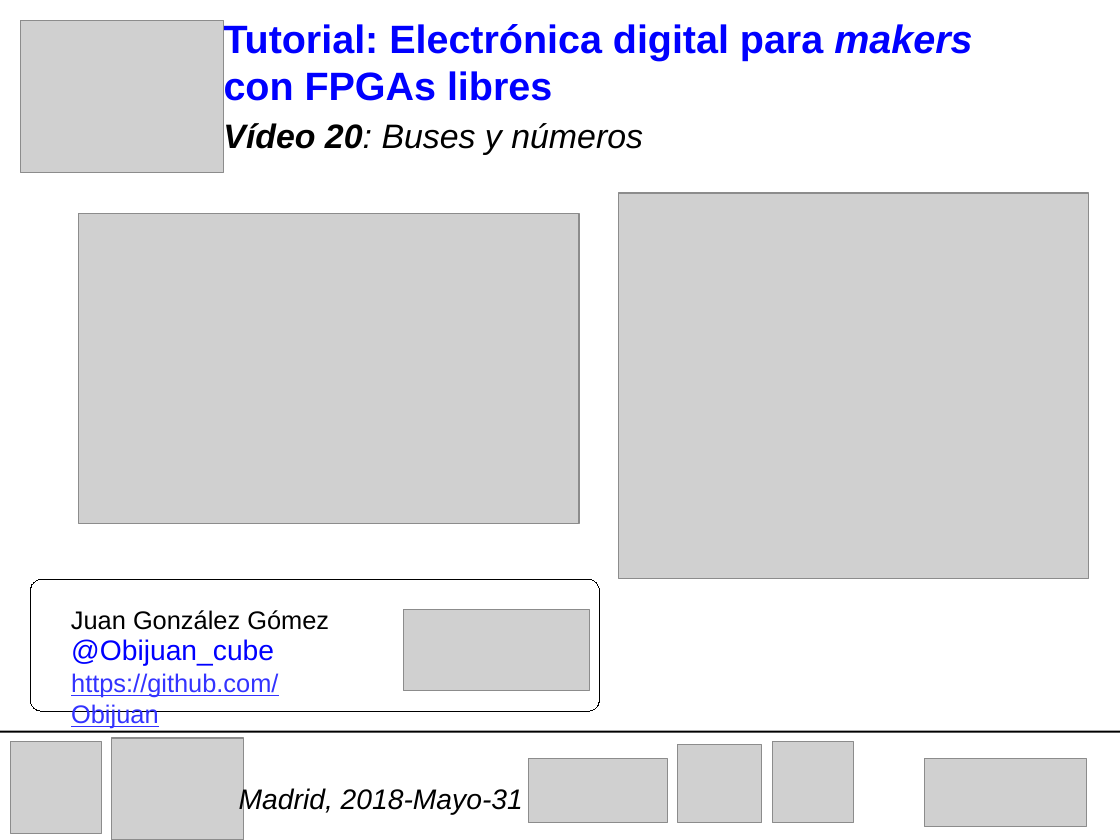
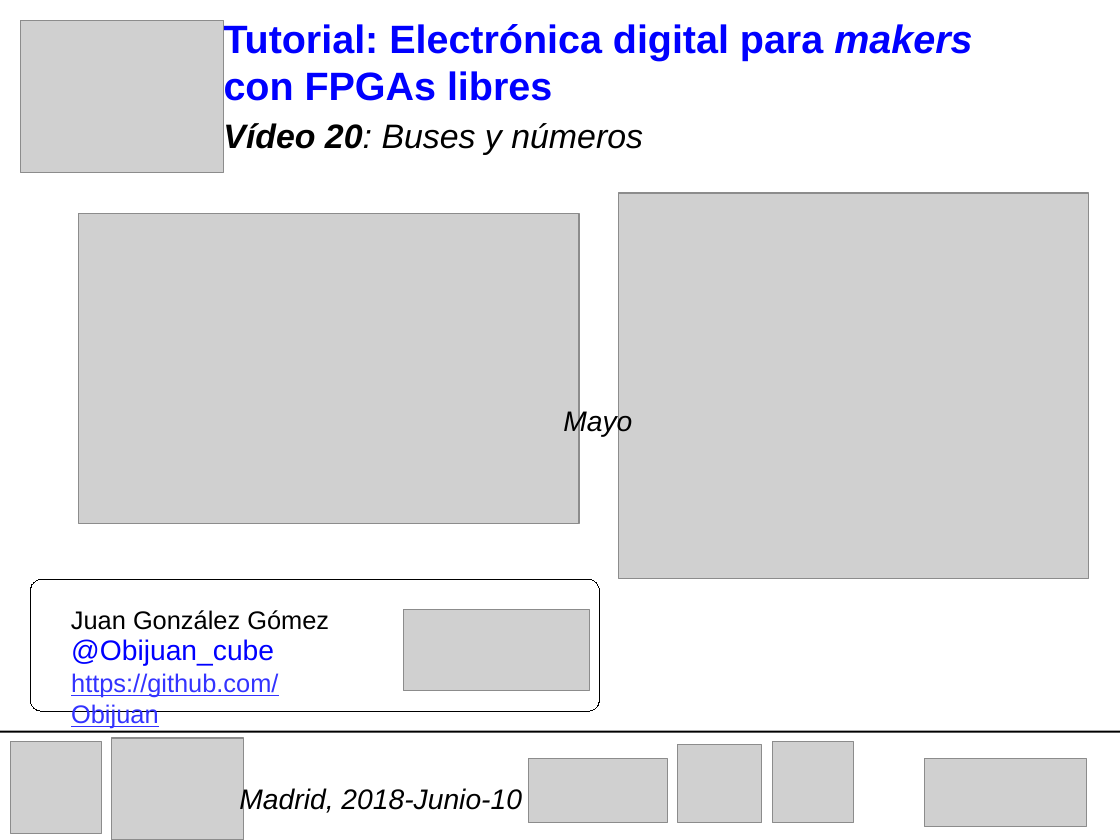
Before and after one commit to Obijuan/digital-electronics-with-open-FPGAs-tutorial, a slide deck: slide 1 of wiki/Tutorial-20/Portada/2018-06-10-slides.odp. Drawn at 1120x840 pixels with LibreOffice and Linux fonts; fonts in the diff are those of the drawing; grey boxes stand for pictures. Boxes give left, top, right and bottom in pixels: in the first picture for what was removed or moved away, otherwise in the second. Text is boxed around its words. In the diff, an @@ line names an element or a change of style, - is before the commit and + after.

Commit message:
tutorial 20: Cover image updated

```diff
--- a/wiki/Tutorial-20/Portada/2018-06-10-slides.odp
+++ b/wiki/Tutorial-20/Portada/2018-06-10-slides.odp
@@ text added at (x1=563, y1=409, x2=632, y2=437), 20 pt, text #000000, italic @@
+Mayo
@@ text at (x1=239, y1=787, x2=522, y2=815): text changed @@
-Madrid, 2018-Mayo-31
+Madrid, 2018-Junio-10
```
Also in this commit, not shown: 1 other file.
